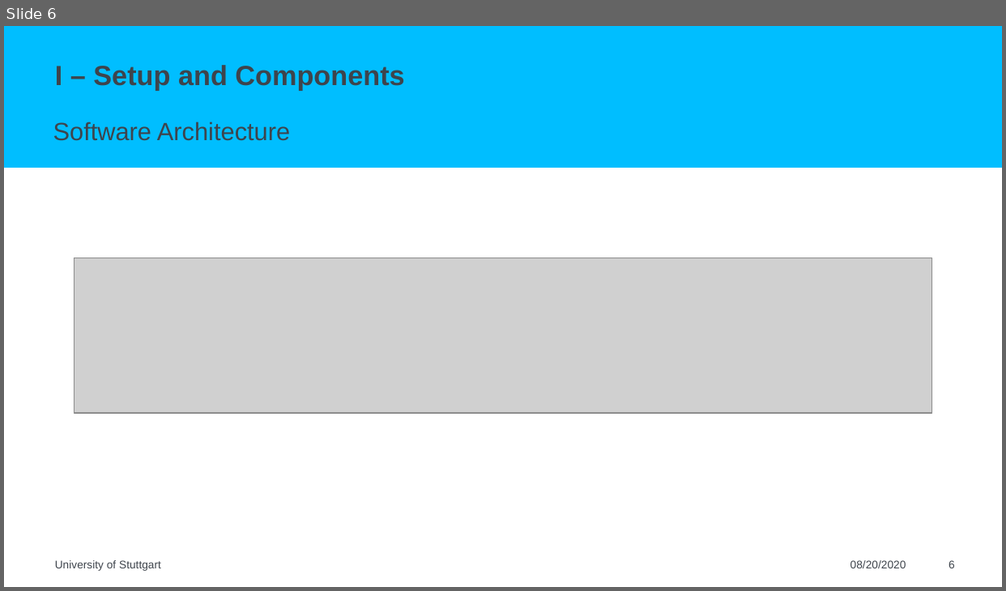
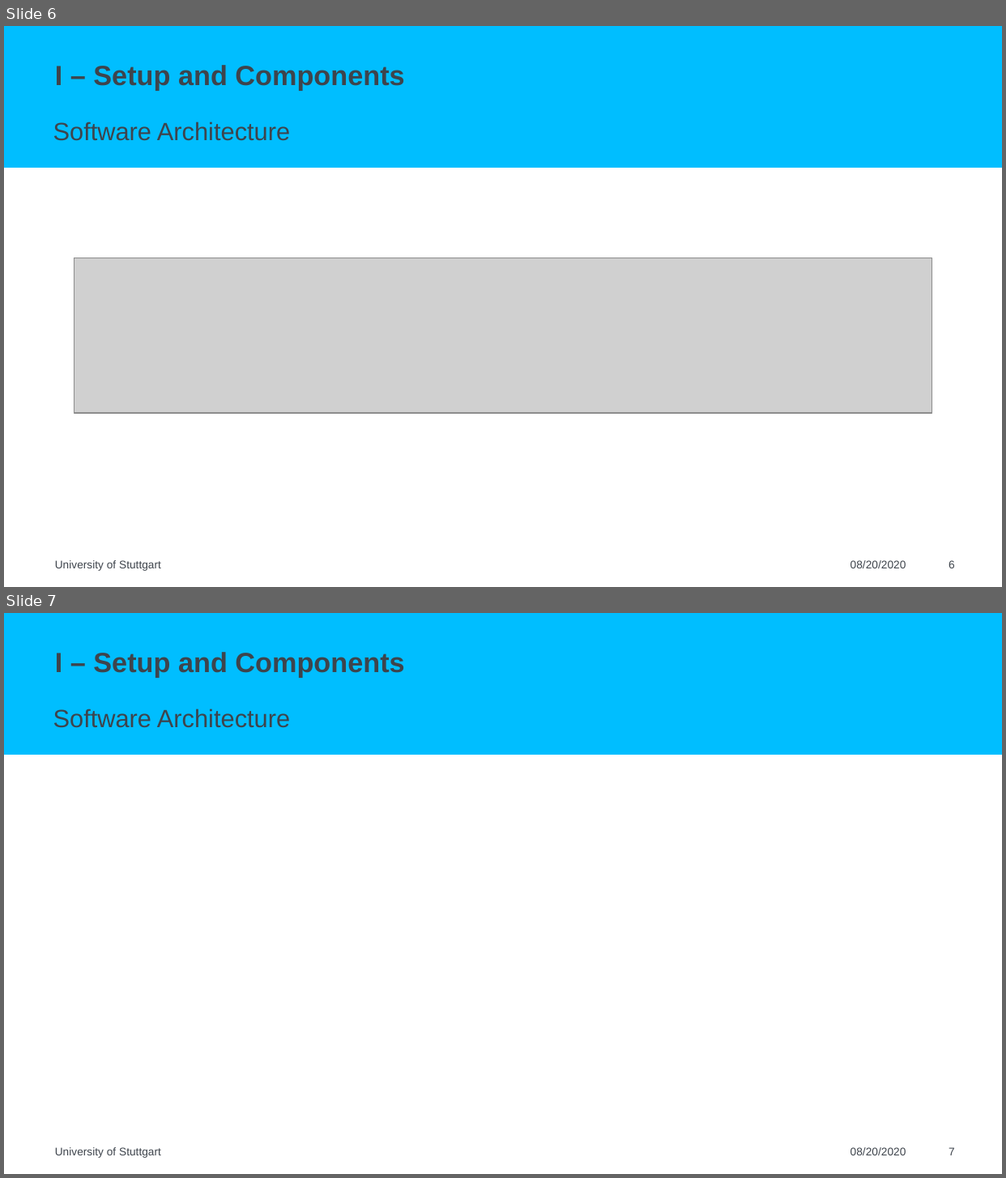
Before and after one commit to mario-r99/hackathon-2022, a slide deck: pitch/pitch.pptx. Shown one above the other, each under a label of ours: slide 6 before the commit, slides 6 and 7 after it. The pictures are 1006x591 and 1006x1178 pixels, drawn with LibreOffice and Linux fonts; fonts in the diff are those of the drawing; grey boxes stand for pictures. Boxes give left, top, right and bottom in pixels: in the first picture for what was removed or moved away, otherwise in the second. Text is boxed around its words. In the diff, an @@ line names an element or a change of style, - is before the commit and + after.

```diff
--- a/pitch/pitch.pptx
+++ b/pitch/pitch.pptx
@@ slide 7 added at (4,613,1002,1174), background #FFFFFF @@
@@ rectangle added at (4,613,1002,755), fill #00BEFF @@
@@ title added at (55,652,404,677), 20 pt, text #3E444C, bold @@
+I – Setup and Components
@@ text added at (53,709,290,728), 18 pt, text #3E444C @@
+Software Architecture
@@ rectangle added at (644,931,680,943), fill #FFFFFF @@
@@ text added at (55,1148,161,1158), 8 pt, text #3E444C @@
+University of Stuttgart
@@ text added at (850,1148,906,1156), 8 pt, text #3E444C @@
+08/20/2020
@@ page number added at (948,1148,955,1156), 8 pt, text #3E444C @@
+7
```
Also in this commit, not shown: 1 slide changed, 1 other slide added.
